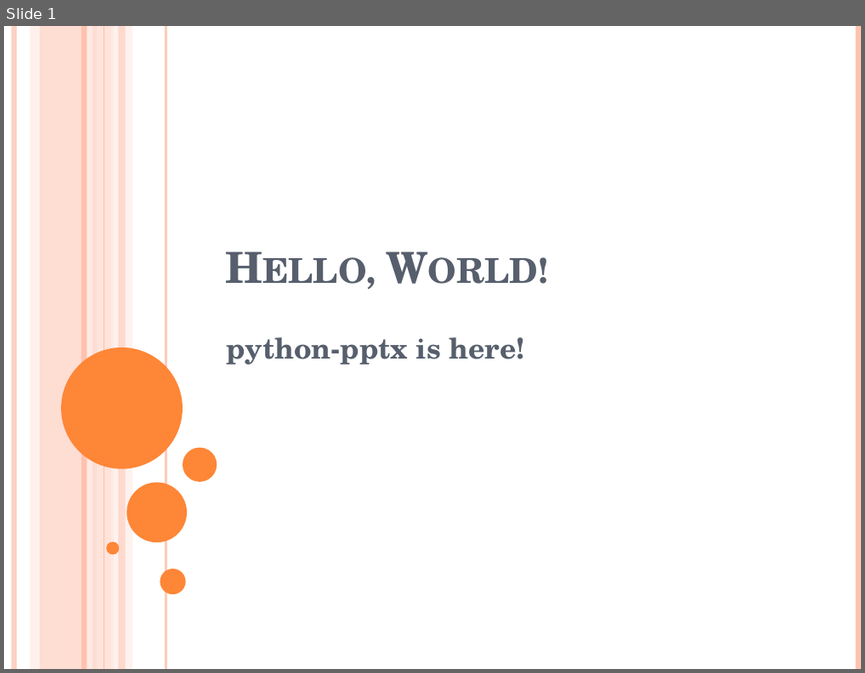
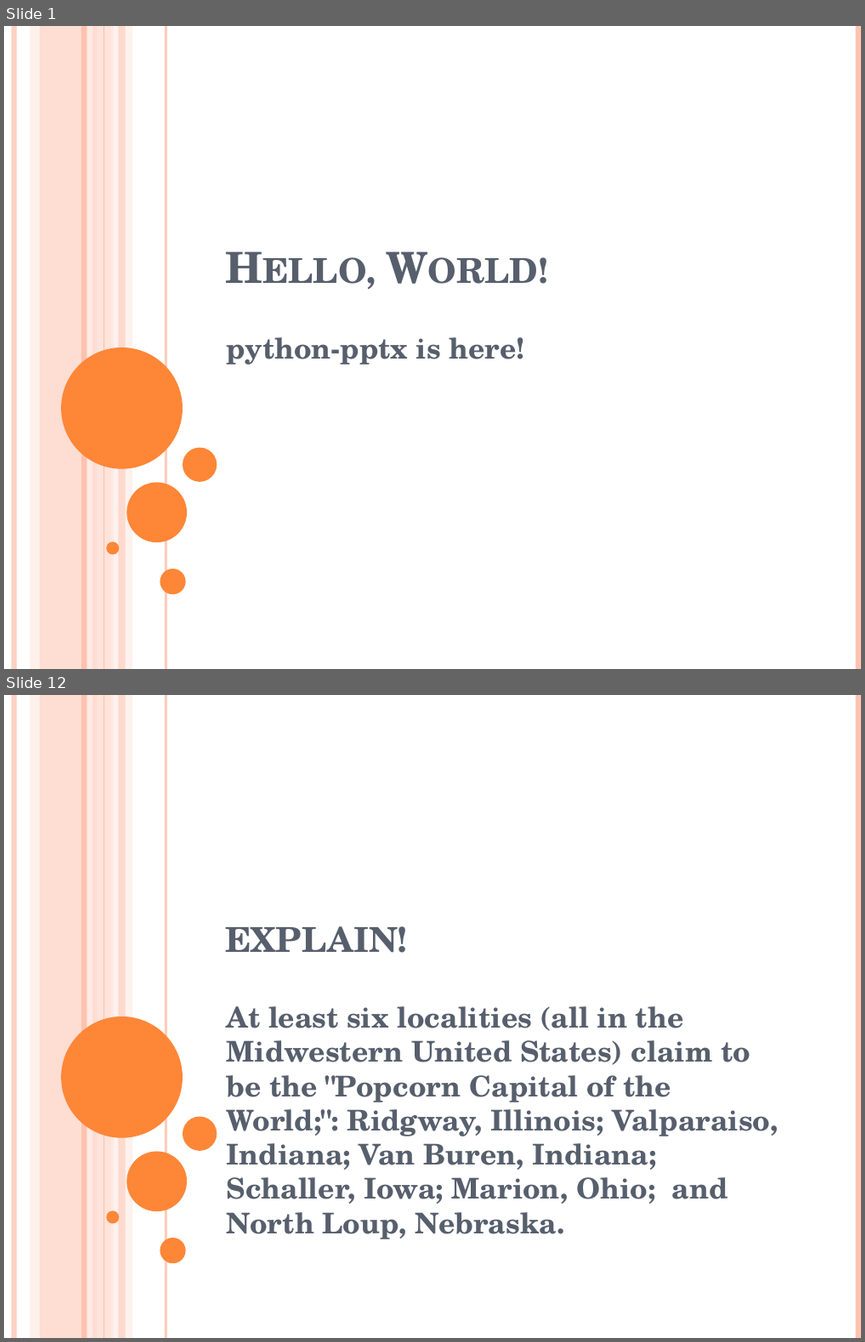
Before and after one commit to surabhi5/instant-ppt, a slide deck: name1.pptx. Shown one above the other, each under a label of ours: slide 1 before the commit, slides 1 and 12 after it; the slides between them are not shown. The pictures are 865x673 and 865x1342 pixels, drawn with LibreOffice and Linux fonts; fonts in the diff are those of the drawing. Boxes give left, top, right and bottom in pixels: in the first picture for what was removed or moved away, otherwise in the second. Text is boxed around its words. In the diff, an @@ line names an element or a change of style, - is before the commit and + after.

```diff
--- a/name1.pptx
+++ b/name1.pptx
@@ slide 12 added at (4,695,861,1338), background #FFFFFF; not listed: 16 template elements that a slide beside it also shows @@
@@ title added at (225,926,408,953), 36 pt, text #575F6D, bold, small capitals @@
+explain!
@@ subtitle added at (227,1006,778,1239), 24 pt, text #575F6D, bold @@
+At least six localities (all in the Midwestern United States) claim to be the "Popcorn Capital of the World;": Ridgway, Illinois; Valparaiso, Indiana; Van Buren, Indiana; Schaller, Iowa; Marion, Ohio; and North Loup, Nebraska.
```
Also in this commit, not shown: 2 slides changed, 32 other slides added, 16 slides removed, 8 other files.
